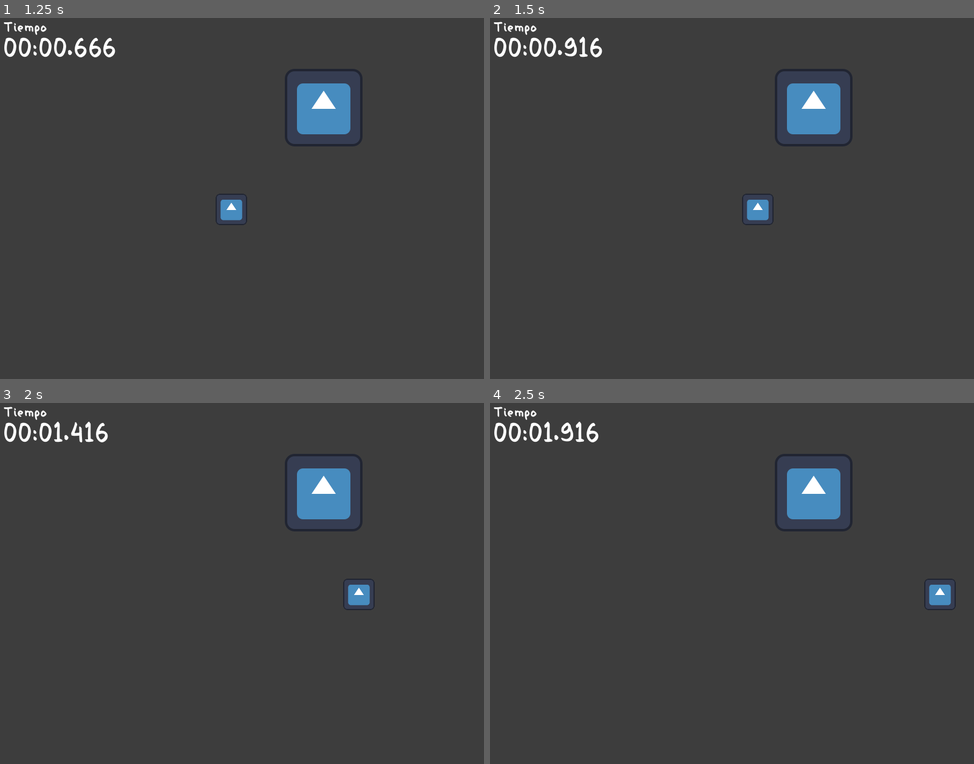
Above: before the commit, frames 1-4 (two rows, left to right).
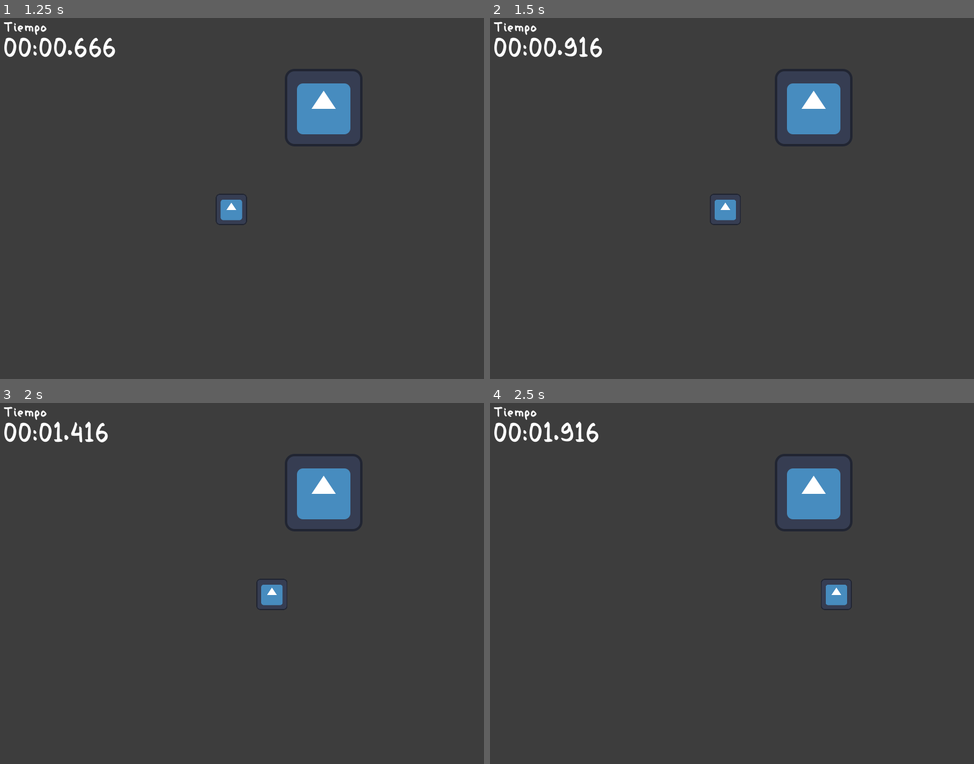
Above: after the commit, the same moments.

Repository: JoseVarelaP/CatchYou
Game: Godot game, scene res://main_menu.tscn
The game is run twice, just before and just after one commit, with the same random seed, the same clock (stepped at 60 frames per second) and the same inputs. The engine's default icon, where the game draws it, is replaced by a stand-in: a white triangle on a blue panel in a dark square.
Inputs:
- Up to frame 1 (1.25 s): click "Nuevo Juego" at 0.5 s
- Up to frame 2 (1.5 s): tap Enter (ui_accept) at 1.25 s; hold Right (ui_right) from 1.28 s (still down)
- Up to frame 3 (2 s): keep holding Right (ui_right); tap Enter (ui_accept) at 1.52 s
- Up to frame 4 (2.5 s): keep holding Right (ui_right); tap Enter (ui_accept) at 2.27 s

Frame 1 is identical in both runs. In frame 2, 0.6% of the frame differs, in the area x 45-59%, y 48-58%; in frame 3, 0.6%, in the area x 52-78%, y 48-58%; in frame 4, 0.6%.

Commit message:
Física básica para el jugador

Diff:
--- a/Jugador.gd
+++ b/Jugador.gd
@@ -2,18 +2,31 @@
 
 const SPEED = 300.0
 const JUMP_VELOCITY = -400.0
+var speedDelta = {"y": 0.0, "x": 0.0}
 
 # Get the gravity from the project settings to be synced with RigidBody nodes.
 var gravity = ProjectSettings.get_setting("physics/2d/default_gravity")
 const width_area = 800
 const height_area = 600
 const border_margin = 30
-
+const speedSlowdownForPlayer = 350
 var allowedToMove = true
 
 func setAllowedToMove(state):
 	allowedToMove = state
 
+func CheckBoundries():
+	# Declara limites de posición para que no se salga de la pantalla.
+	if position.x < border_margin:
+		position.x = border_margin
+	if position.y < border_margin:
+		position.y = border_margin
+	if position.x > width_area - border_margin:
+		position.x = width_area - border_margin
+	if position.y > height_area - border_margin:
+		position.y = height_area - border_margin
+
+var lastPos = [0,0]
 func _physics_process(delta):
 	if( not allowedToMove ):
 		return
@@ -30,25 +43,40 @@
 
 	var vertdir = Input.get_axis("ui_up", "ui_down")
 	if vertdir:
-		velocity.y = vertdir * SPEED
+		lastPos[1] = vertdir
+		speedDelta.y += 10
+		if speedDelta.y > SPEED:
+			speedDelta.y = SPEED
+		velocity.y = vertdir * speedDelta.y
 	else:
-		velocity.y = move_toward(velocity.y, 0, SPEED)
+		velocity.y = move_toward(velocity.y, 0, speedDelta.y)
 
 	# Get the input direction and handle the movement/deceleration.
 	# As good practice, you should replace UI actions with custom gameplay actions.
 	var direction = Input.get_axis("ui_left", "ui_right")
 	if direction:
+		lastPos[0] = direction
+		speedDelta.x += 10
+		if speedDelta.x > SPEED:
+			speedDelta.x = SPEED
 		velocity.x = direction * SPEED
 	else:
-		velocity.x = move_toward(velocity.x, 0, SPEED)
+		velocity.x = move_toward(velocity.x, 0, speedDelta.x)
 
-	if position.x < border_margin:
-		position.x = border_margin
-	if position.y < border_margin:
-		position.y = border_margin
-	if position.x > width_area - border_margin:
-		position.x = width_area - border_margin
-	if position.y > height_area - border_margin:
-		position.y = height_area - border_margin
+	# Ralentiza el jugador cuando no oprima botones.
+	if speedDelta.x > 0:
+		velocity.x = speedDelta.x * lastPos[0]
+		speedDelta.x -= delta * speedSlowdownForPlayer
+	else:
+		velocity.x = 0
+
+	if speedDelta.y > 0:
+		velocity.y = speedDelta.y * lastPos[1]
+		speedDelta.y -= delta * speedSlowdownForPlayer
+	else:
+		velocity.y = 0
+
+	# Declara limites de posición para que no se salga de la pantalla.
+	CheckBoundries()
 
 	move_and_slide()
